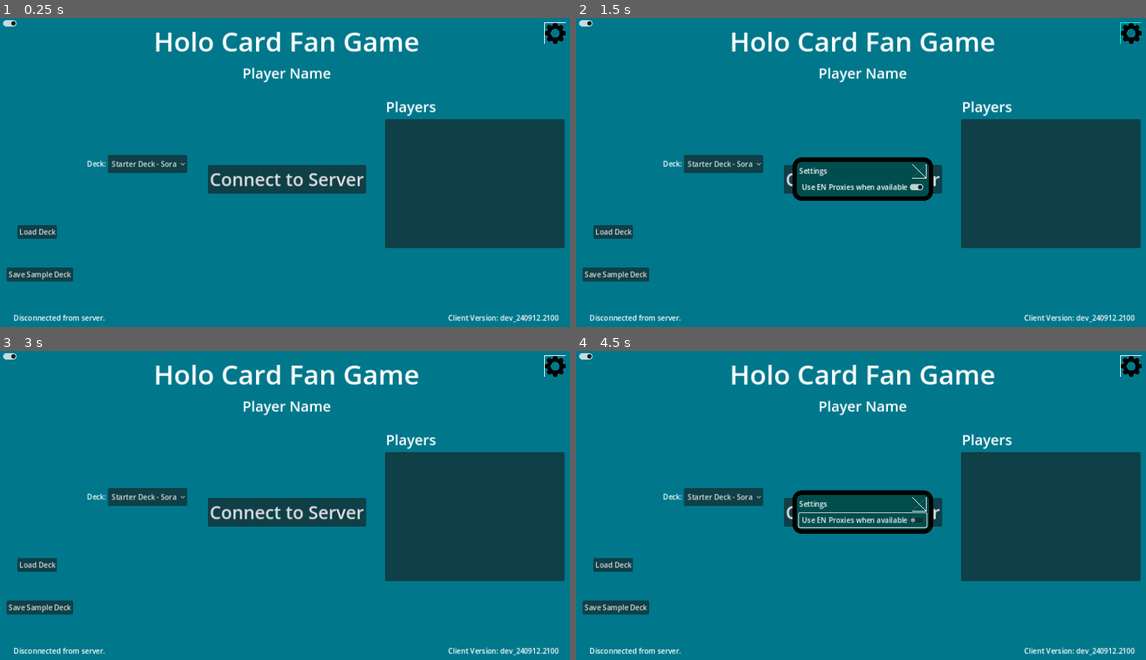
Above: before the commit, frames 1-4 (two rows, left to right).
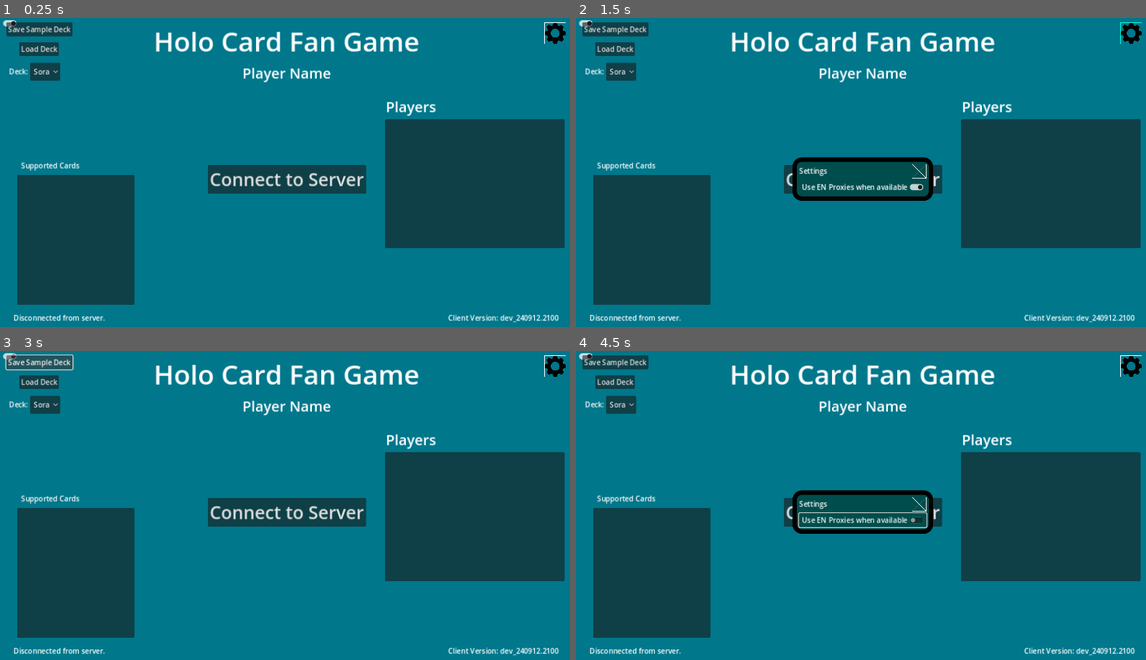
Above: after the commit, the same moments.

Repository: daniel-k-taylor/holocardclient
Game: Godot game, scene res://scenes/main.tscn
Same seed, same stepped clock (60 frames per second), same inputs: the game is played once before the commit and once after it.
Inputs (mouse positions are in pixels of both pictures, inside the frame that each line leads up to):
- Up to frame 1 (0.25 s): no input
- Up to frame 2 (1.5 s): click (587, 24) at 0.5 s; click (1128, 33) at 1.25 s
- Up to frame 3 (3 s): click "Starter Deck - Sora" (after the commit: "Sora") at 2 s; click (11, 357) at 2.75 s
- Up to frame 4 (4.5 s): click (1128, 366) at 3.5 s; click "Use EN Proxies when available" at 4.25 s

The runs differ from the first frame. In frame 1, 10% of the frame differs, in the area x 1-33%, y 1-93%; in frame 2, 10%; in frame 3, 10%, in the area x 0-33%, y 1-93%; in frame 4, 10%.
Error after the commit: Unable to iterate on object of type 'Nil'. (res://globals/card_database.gd:30)

Commit message:
Add supported cards list

Diff:
--- a/globals/card_database.gd
+++ b/globals/card_database.gd
@@ -25,6 +25,12 @@
 	else:
 		print("Test decks file doesn't exist")
 
+func get_supported_cards():
+	var card_ids = []
+	for card in card_data:
+		card_ids.append(card["card_id"])
+	return card_ids
+
 func get_card(definition_id) -> Dictionary:
 	for card in card_data:
 		if card['card_id'] == definition_id:
--- a/scenes/menu/main_menu.gd
+++ b/scenes/menu/main_menu.gd
@@ -30,6 +30,7 @@
 @onready var open_file_dialog = $OpenFileDialog
 @onready var modal_dialog = $ModalDialog
 @onready var custom_room_entry = $MainButtons/JoinCustomBox/CustomRoomEditBox
+@onready var supported_cards_list : ItemList = $SupportedCardsList
 
 enum MenuState {
 	MenuState_ConnectingToServer,
@@ -60,6 +61,11 @@
 	custom_deck_label.visible = false
 
 	test_decks = CardDatabase.get_test_decks()
+	var supported_cards = CardDatabase.get_supported_cards()
+	# Sort supported cards by alpha.
+	supported_cards.sort()
+	for card in supported_cards:
+		supported_cards_list.add_item(card)
 	deck_selector.clear()
 	for i in range(len(test_decks)):
 		var deck = test_decks[i]
--- a/scenes/menu/main_menu.tscn
+++ b/scenes/menu/main_menu.tscn
@@ -178,26 +178,26 @@
 
 [node name="SampleDeckButton" type="Button" parent="DeckControls"]
 layout_mode = 0
-offset_left = 15.0
-offset_top = 557.0
-offset_right = 163.0
-offset_bottom = 588.0
+offset_left = 14.0
+offset_top = 10.0
+offset_right = 162.0
+offset_bottom = 41.0
 text = "Save Sample Deck"
 
 [node name="LoadDeckButton" type="Button" parent="DeckControls"]
 layout_mode = 0
-offset_left = 39.0
-offset_top = 462.0
-offset_right = 127.0
-offset_bottom = 493.0
+offset_left = 43.0
+offset_top = 54.0
+offset_right = 131.0
+offset_bottom = 85.0
 text = "Load Deck"
 
 [node name="HBoxContainer" type="HBoxContainer" parent="DeckControls"]
 layout_mode = 0
-offset_left = 194.0
-offset_top = 306.0
-offset_right = 308.0
-offset_bottom = 346.0
+offset_left = 20.0
+offset_top = 100.0
+offset_right = 134.0
+offset_bottom = 140.0
 
 [node name="Label" type="Label" parent="DeckControls/HBoxContainer"]
 layout_mode = 2
@@ -236,15 +236,30 @@
 
 [node name="CustomDeckLabel" type="Label" parent="."]
 layout_mode = 0
-offset_left = 142.0
-offset_top = 467.0
-offset_right = 305.0
-offset_bottom = 490.0
+offset_left = 146.0
+offset_top = 59.0
+offset_right = 309.0
+offset_bottom = 82.0
 text = "Custom Deck Loaded"
 
 [node name="SettingsWindow" parent="." instance=ExtResource("6_gl1g0")]
 visible = false
 layout_mode = 0
+
+[node name="SupportedCardsList" type="ItemList" parent="."]
+layout_mode = 0
+offset_left = 38.0
+offset_top = 350.0
+offset_right = 300.0
+offset_bottom = 640.0
+
+[node name="SupportedCardsLabel" type="Label" parent="."]
+layout_mode = 0
+offset_left = 47.0
+offset_top = 318.0
+offset_right = 177.0
+offset_bottom = 341.0
+text = "Supported Cards"
 
 [connection signal="pressed" from="MainButtons/PlayAIButton" to="." method="_on_play_ai_button_pressed"]
 [connection signal="pressed" from="MainButtons/ServerConnectButton" to="." method="_on_server_connect_button_pressed"]
